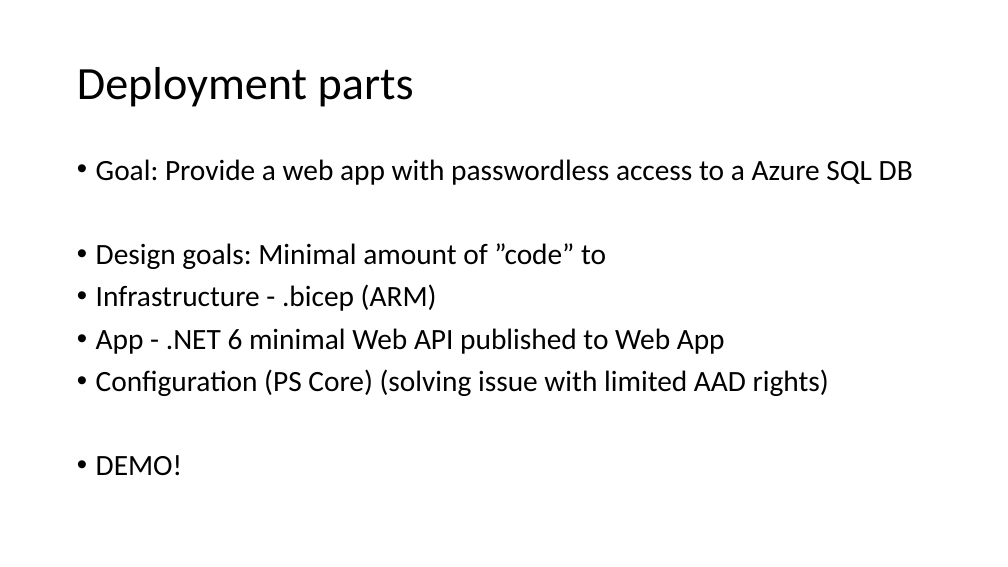
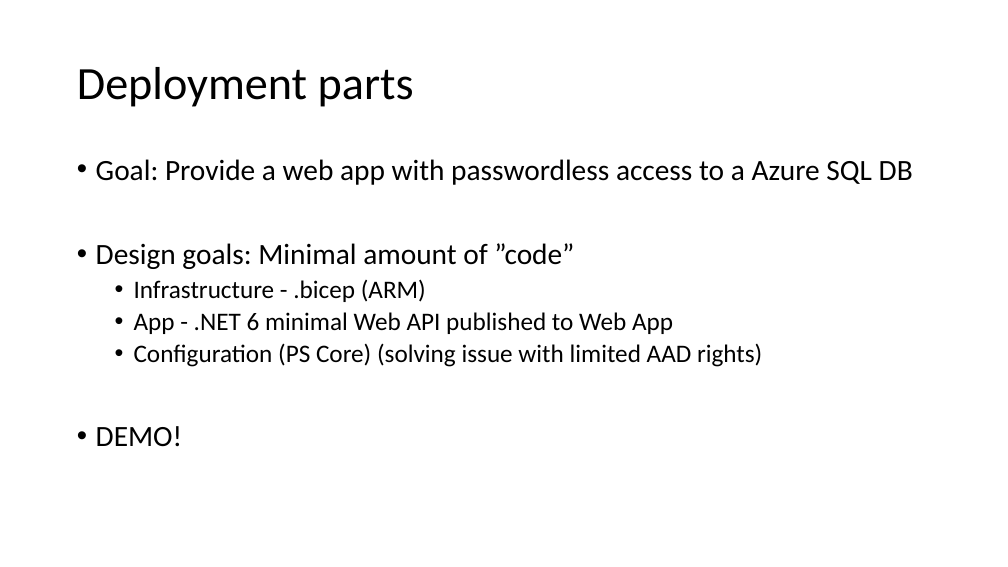
Before and after one commit to ErikEJ/CloudBurstDemo, a slide deck: slide 7 of ManagedIdentity.pptx. Drawn at 1008x567 pixels with LibreOffice and Linux fonts; fonts in the diff are those of the drawing. Boxes give left, top, right and bottom in pixels: in the first picture for what was removed or moved away, otherwise in the second. Text is boxed around its words. In the diff, an @@ line names an element or a change of style, - is before the commit and + after.

Commit message:
tweaks

```diff
--- a/ManagedIdentity.pptx
+++ b/ManagedIdentity.pptx
@@ text at (x1=96, y1=243, x2=574, y2=269): text changed @@
-• Design goals: Minimal amount of ”code” to
+• Design goals: Minimal amount of ”code”
@@ text at (x1=134, y1=279, x2=762, y2=367): size 28 to 24 pt in "Infrastructure - .bicep (ARM)", "App - .NET 6 minimal Web API ...", "Configuration (PS Core) (solving issue with limited ..."; list level 1 to 2 in "Infrastructure - .bicep (ARM)"; list level 1 to 2 in "App - .NET 6 minimal ..."; list level 1 to 2 in "Configuration (PS Core) (solving issue ..." @@
```
Also in this commit, not shown: 1 other slide changed.
